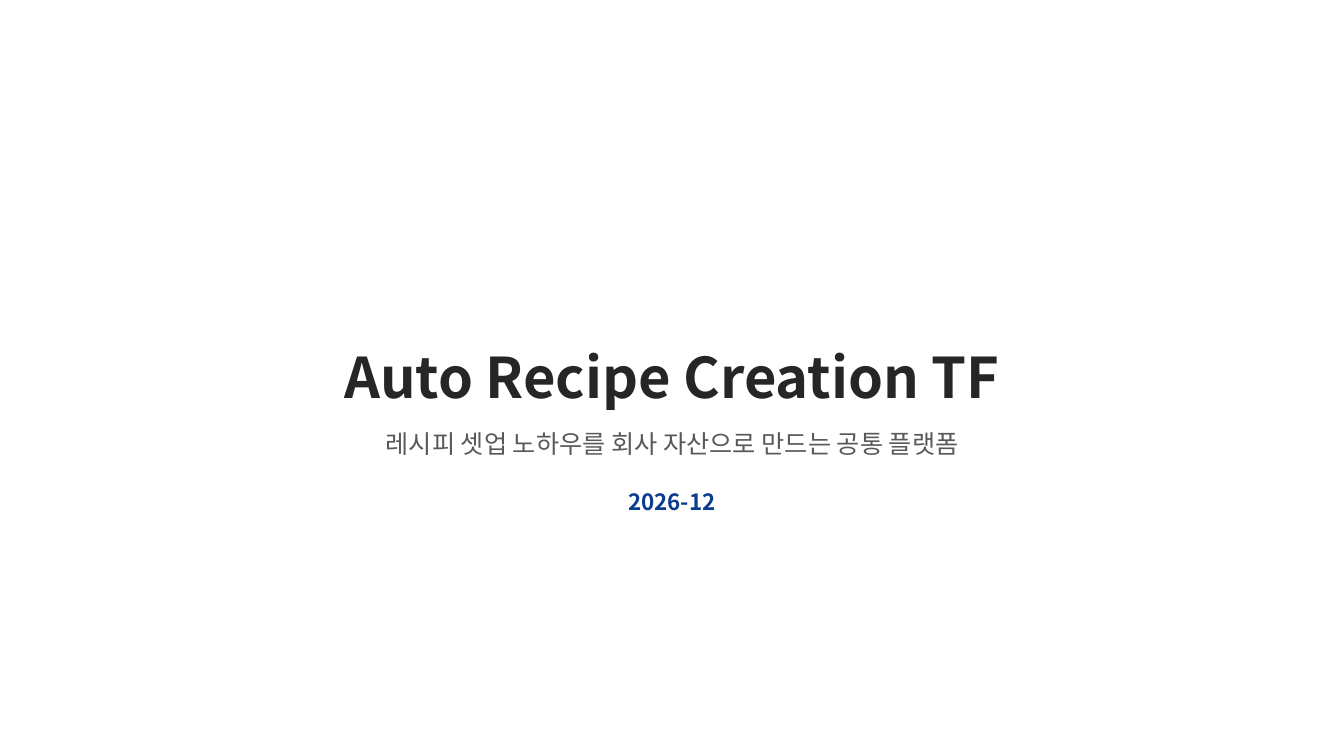
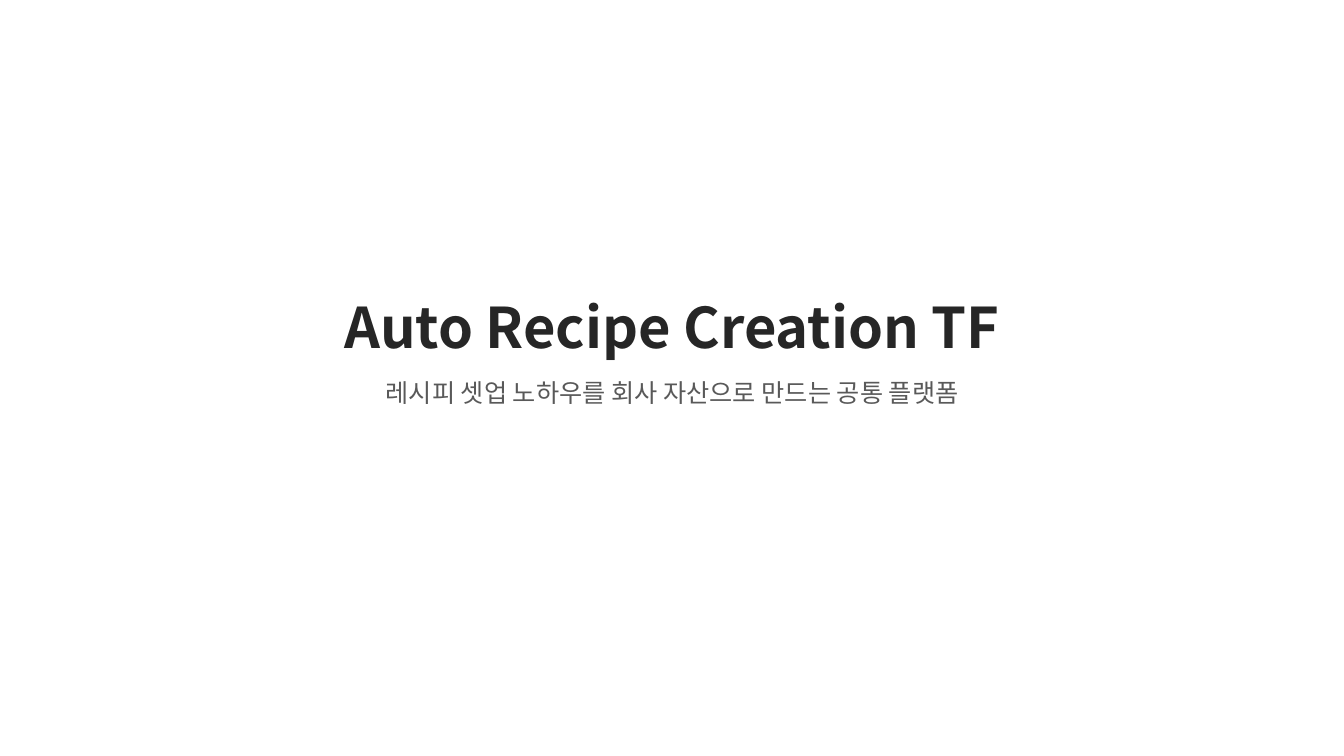
Before and after one commit to DarrenKoi/pm_notes, a slide deck: slide 1 of my-task/arc-tf/deliverables/arc-tf-exec-summary.pptx. Drawn at 1344x756 pixels with LibreOffice and Linux fonts; fonts in the diff are those of the drawing. Boxes give left, top, right and bottom in pixels: in the first picture for what was removed or moved away, otherwise in the second. Text is boxed around its words. In the diff, an @@ line names an element or a change of style, - is before the commit and + after.

```diff
--- a/my-task/arc-tf/deliverables/arc-tf-exec-summary.pptx
+++ b/my-task/arc-tf/deliverables/arc-tf-exec-summary.pptx
@@ text "Auto Recipe Creation TF" moved from (x1=344, y1=352, x2=1000, y2=410) to (x1=344, y1=302, x2=1000, y2=360) @@
@@ text "레시피 셋업 노하우를 회사 자산으로 ..." moved from (x1=386, y1=432, x2=959, y2=455) to (x1=386, y1=381, x2=959, y2=404) @@
@@ text removed at (x1=628, y1=493, x2=715, y2=511) @@
-2026-12
```
Also in this commit, not shown: 4 other files.
